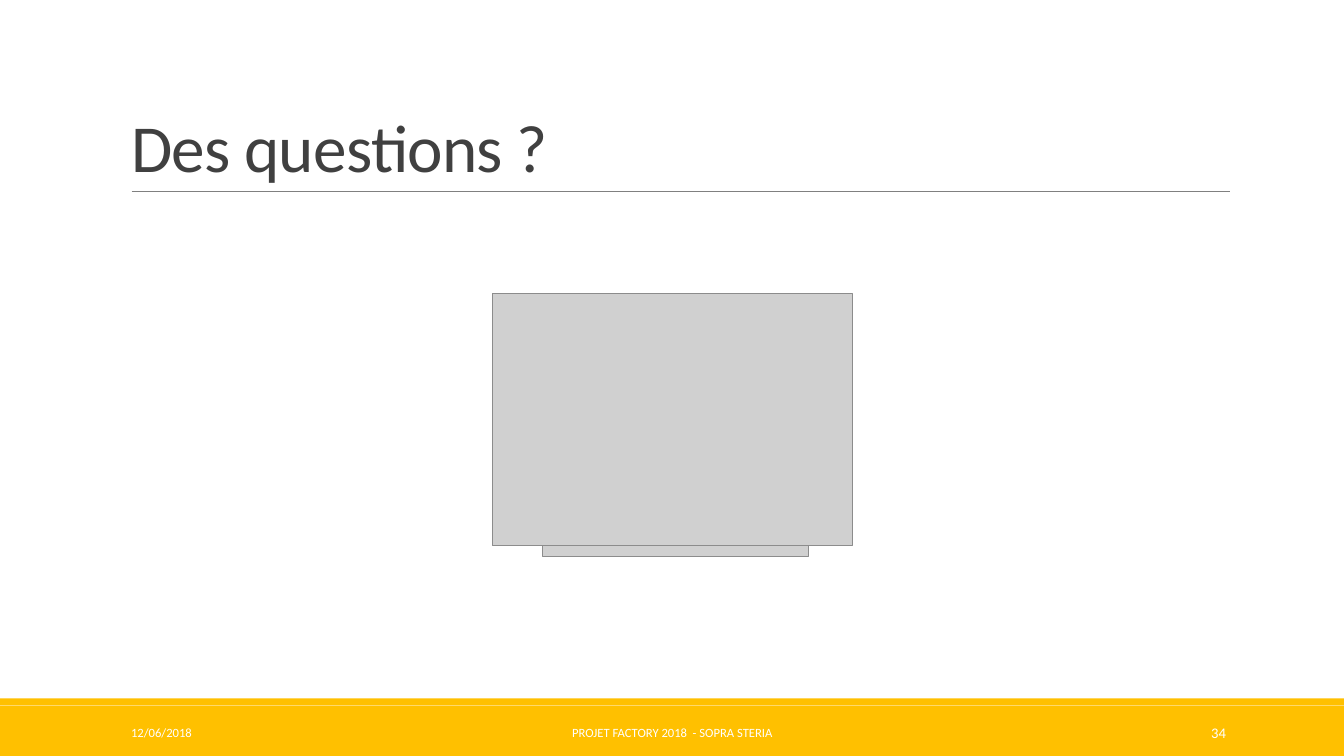
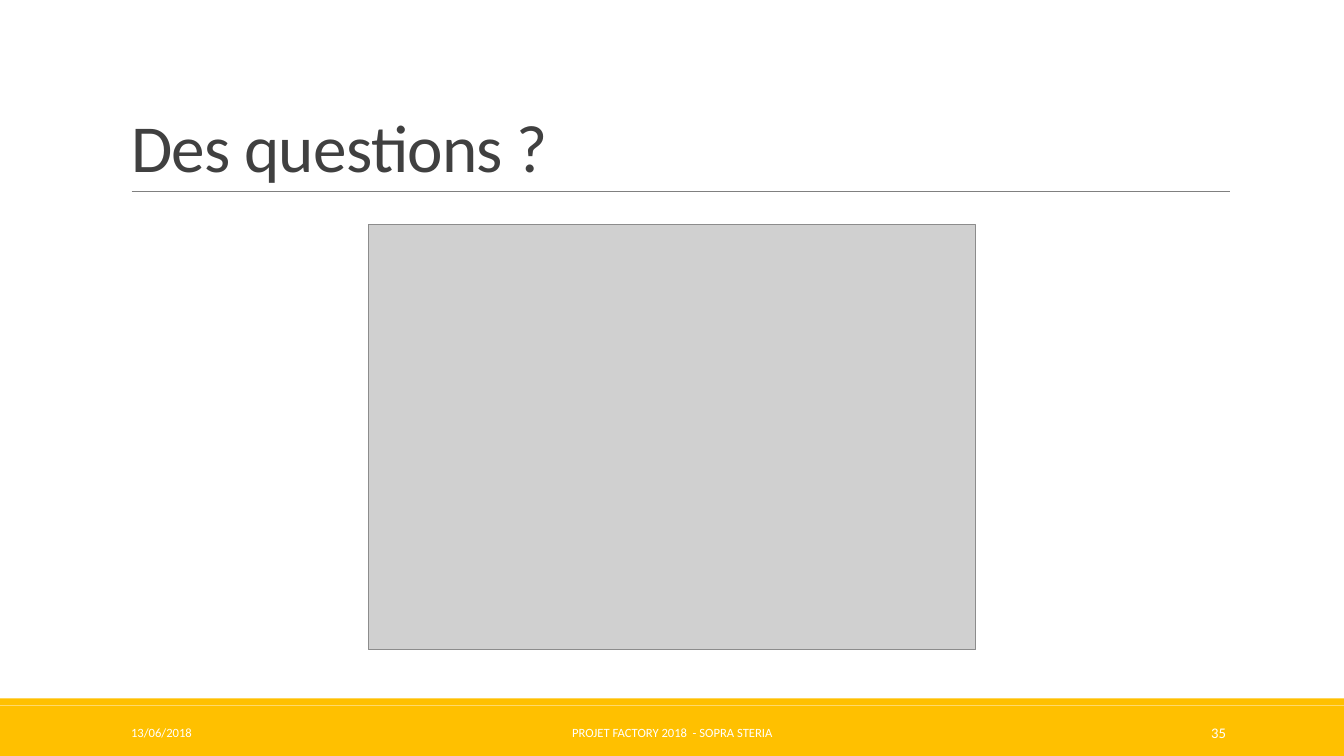
Before and after one commit to Pweting/ProjetFinalAAA, a slide deck: slide 35 of ProjetFinalAAA-Factory.pptx (slide 34 before the commit). Drawn at 1344x756 pixels with LibreOffice and Linux fonts; fonts in the diff are those of the drawing; grey boxes stand for pictures. Boxes give left, top, right and bottom in pixels: in the first picture for what was removed or moved away, otherwise in the second. Text is boxed around its words. In the diff, an @@ line names an element or a change of style, - is before the commit and + after.

Commit message:
Powerpoint corrigé ! et page accueil image

```diff
--- a/ProjetFinalAAA-Factory.pptx
+++ b/ProjetFinalAAA-Factory.pptx
@@ picture: place and size @@
-picture at [492, 294, 852, 546]
+picture at [369, 225, 977, 650]
@@ picture removed at [542, 294, 809, 557] @@
@@ text at [131, 728, 192, 738]: text changed @@
-12/06/2018
+13/06/2018
@@ page number at [1211, 728, 1226, 738]: text changed @@
-34
+35
```
Also in this commit, not shown: 30 other slides changed, 3 slides added, 2 slides removed, 3 other files.
